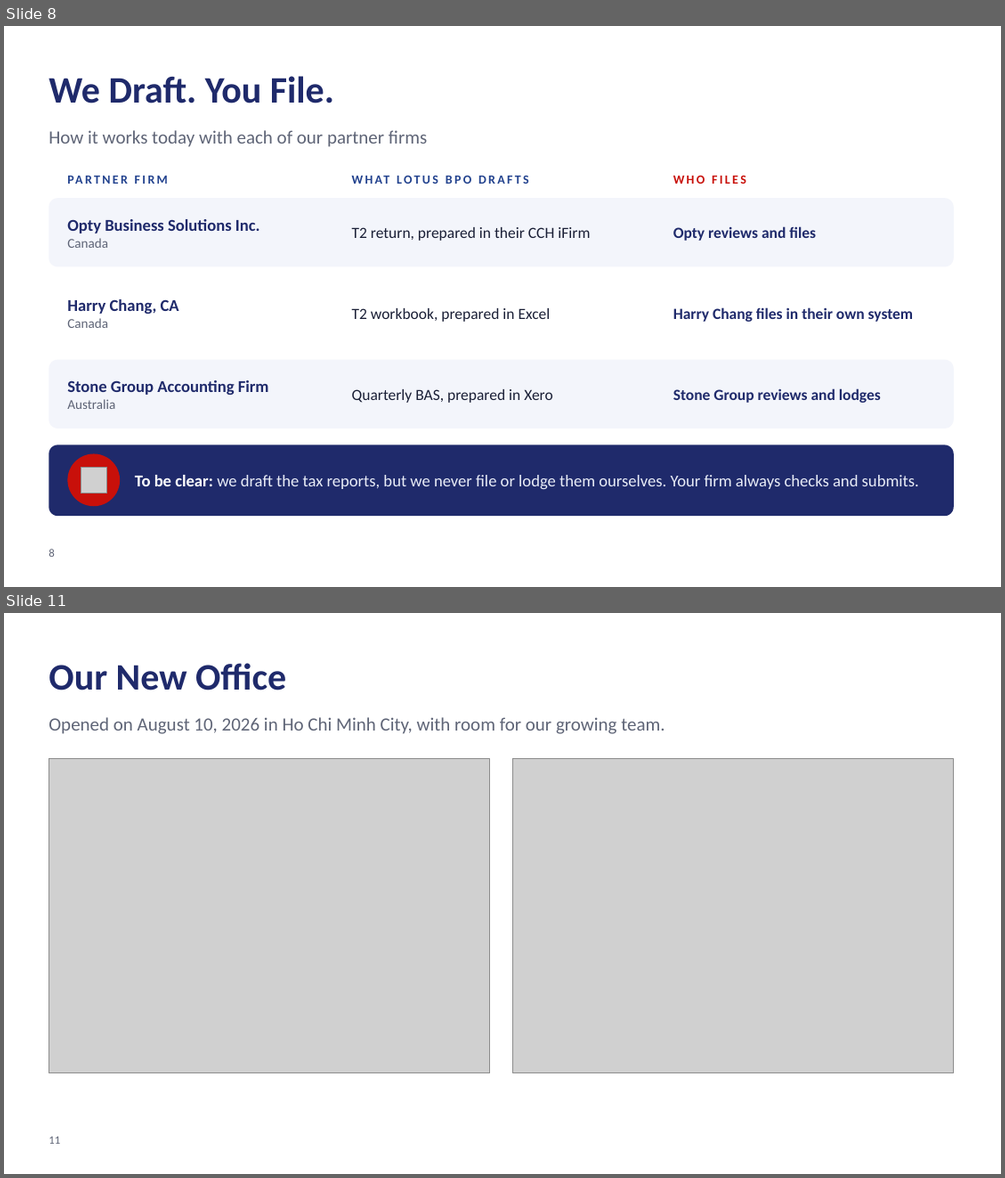
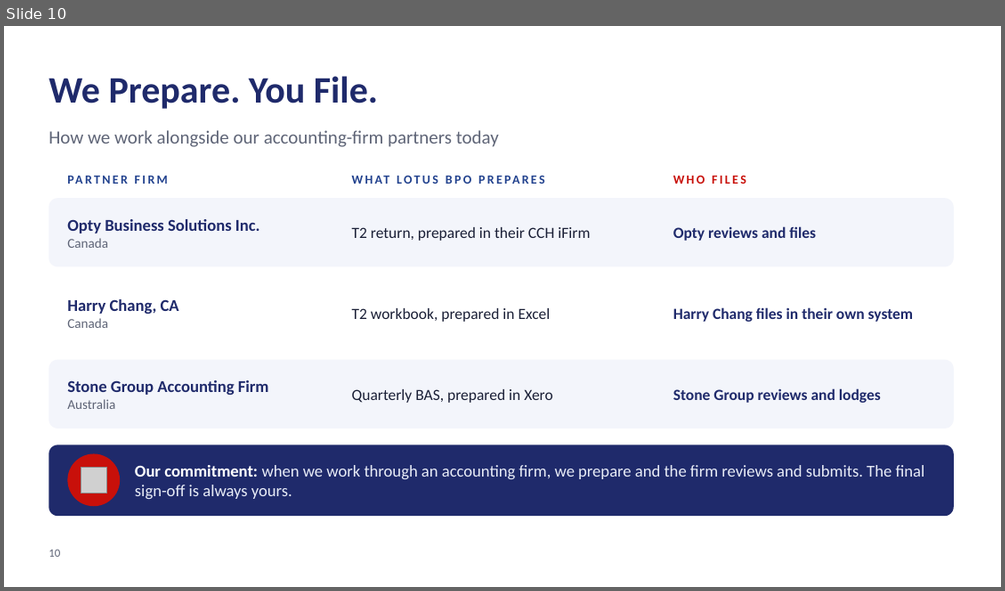
Before and after one commit to alvinjohnrheycamacho-source/Presentation-Deck, a slide deck: Lotus BPO - Conference Deck.pptx. Shown one above the other, each under a label of ours: slides 8 and 11 before the commit, slide 10 after it; the slides between them are not shown. The pictures are 1005x1178 and 1005x591 pixels, drawn with LibreOffice and Linux fonts; fonts in the diff are those of the drawing; grey boxes stand for pictures; background and template pictures are left out. Boxes give left, top, right and bottom in pixels: in the first picture for what was removed or moved away, otherwise in the second. Text is boxed around its words. In the diff, an @@ line names an element or a change of style, - is before the commit and + after.

```diff
--- a/Lotus BPO - Conference Deck.pptx
+++ b/Lotus BPO - Conference Deck.pptx
@@ slide 11 removed at [4,613,1001,1174], background #FFFFFF @@
@@ title removed at [48,663,286,690] @@
-Our New Office
@@ text removed at [48,717,664,734] @@
-Opened on August 10, 2026 in Ho Chi Minh City, with room for our growing team.
@@ picture removed at [48,759,490,1073] @@
@@ picture removed at [512,759,954,1073] @@
@@ page number removed at [48,1136,60,1143] @@
-11
@@ what was slide 8 is now slide 10 @@
@@ slide 10 changed as well @@
@@ title at [48,76,378,109]: text changed @@
-We Draft. You File.
+We Prepare. You File.
@@ text at [48,130,499,147]: text changed @@
-How it works today with each of our partner firms
+How we work alongside our accounting-firm partners today
@@ text at [352,168,658,191]: text changed @@
-WHAT LOTUS BPO DRAFTS
+WHAT LOTUS BPO PREPARES
@@ text at [135,465,925,499]: text changed @@
-To be clear: we draft the tax reports, but we never file or lodge them ourselves. Your firm always checks and submits.
+Our commitment: when we work through an accounting firm, we prepare and the firm reviews and submits. The final sign-off is always yours.
@@ page number at [48,548,60,556]: text changed @@
-8
+10
```
Also in this commit, not shown: 9 other slides changed, 4 slides added, 2 other slides removed, 4 other files.
